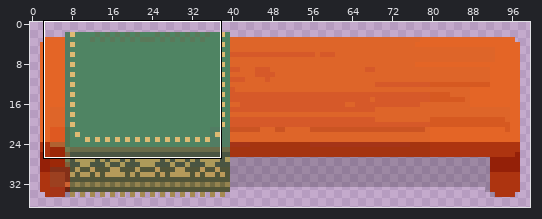
A sprite sheet gets an edit: resource/img/Shop/shop_main_table.png. Above, an overview of the earlier version with the close-up marked.
Close-up. First the earlier version:
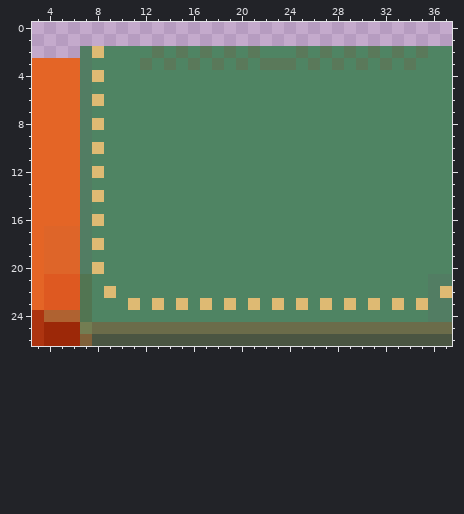
The file is 100x37 pixels. Colours within 5 levels of each other are drawn and written as one. Shown: x 3..37, y 0..26.
Now the later version:
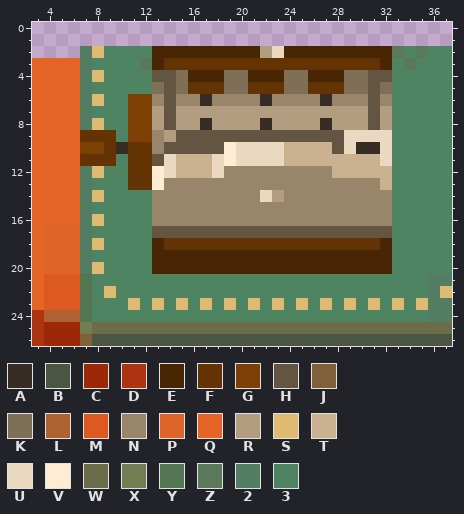
Palette (. is transparent): A #362c24  B #4a5542  C #9c2808  D #ad3410  E #482503  F #633303  G #7c4004  H #635542  J #806039  K #806f57  L #af6231  M #de5921  N #98856a  P #de6529  Q #e46526  R #b29d80  S #deba73  T #cab18f  U #ead8c0  V #ffecd2  W #6b6c4a  X #737d52  Y #527552  Z #5a795a  2 #527d63  3 #4f8463
From old to new:
@@ x 3..37 @@
  1 ...................................
- 2 ....2S3333Z3Z3Z3Z3Z333Z3Z3Z3Z3Z3Z33
- 3 QQQQ23333Z3Z3Z3Z3Z3ZZZ3Z3Z3Z3Z3Z333
- 4 QQQQ2S33333333333333333333333333333
- 5 QQQQ2333333333333333333333333333333
- 6 QQQQ2S33333333333333333333333333333
- 7 QQQQ2333333333333333333333333333333
- 8 QQQQ2S33333333333333333333333333333
- 9 QQQQ2333333333333333333333333333333
-10 QQQQ2S33333333333333333333333333333
-11 QQQQ2333333333333333333333333333333
-12 QQQQ2S33333333333333333333333333333
-13 QQQQ2333333333333333333333333333333
-14 QQQQ2S33333333333333333333333333333
-15 QQQQ2333333333333333333333333333333
-16 QQQQ2S33333333333333333333333333333
-17 QPPP2333333333333333333333333333333
-18 QPPP2S33333333333333333333333333333
-19 QPPP2333333333333333333333333333333
-20 QPPP2S33333333333333333333333333333
+ 2 ....2S3333EEEEEEEEERUEEEEEEEEEZ3Z33
+ 3 QQQQ23333ZEFFFFFFFFFFFFFFFFFFE3Z333
+ 4 QQQQ2S3333HHKEEEKKEEEKKEEEKKHH33333
+ 5 QQQQ233333KHKFFFKKFFFKKFFFKKHK33333
+ 6 QQQQ2S33GGNHNNANNNNANNNNANNNHN33333
+ 7 QQQQ2333GGRHRRRRRRRRRRRRRRRRHR33333
+ 8 QQQQ2S33GGRHRRARRRRARRRRARRRHR33333
+ 9 QQQQFFF3GGNRHHHHHHHHHHHHHHUUUU33333
+10 QQQQGGFAFFNHHHHHVUUUUTTTTHUAAU33333
+11 QQQQFFF3FFHUTTTUVUUUUTTTTTTTTU33333
+12 QQQQ2S33FFVUTTTUNNNNNNNNNTTTTT33333
+13 QQQQ2333FFVNNNNNNNNNNNNNNNNNNT33333
+14 QQQQ2S3333NNNNNNNNNURNNNNNNNNN33333
+15 QQQQ233333NNNNNNNNNNNNNNNNNNNN33333
+16 QQQQ2S3333NNNNNNNNNNNNNNNNNNNN33333
+17 QPPP233333HHHHHHHHHHHHHHHHHHHH33333
+18 QPPP2S3333EFFFFFFFFFFFFFFFFFFE33333
+19 QPPP233333EEEEEEEEEEEEEEEEEEEE33333
+20 QPPP2S3333EEEEEEEEEEEEEEEEEEEE33333
 21 QMMMY333333333333333333333333333322
